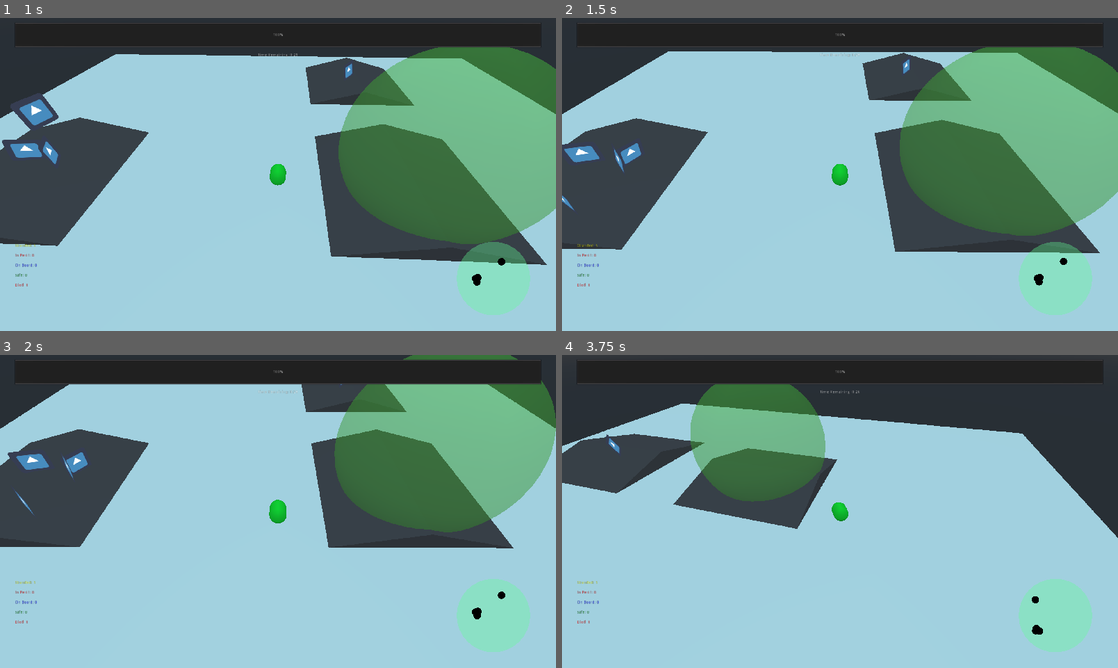
Above: before the commit, frames 1-4 (two rows, left to right).
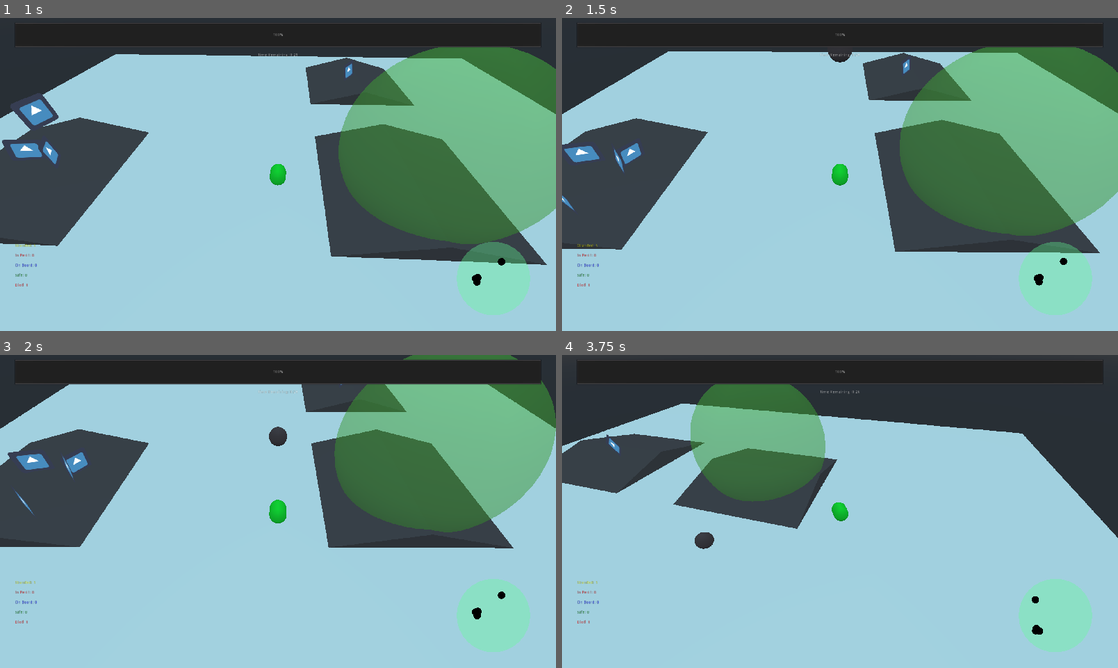
Above: after the commit, the same moments.

Repository: anthonyfinch/ld49
Game: Godot game, scene res://src/levels/Level1.tscn
Same seed, same stepped clock (60 frames per second), same inputs: the game is played once before the commit and once after it. This scene is started directly instead of the project's main scene. The engine's default icon, where the game draws it, is replaced by a stand-in: a white triangle on a blue panel in a dark square.
Inputs:
- Up to frame 1 (1 s): hold D (steer_right) from 0.53 s (still down)
- Up to frame 2 (1.5 s): release D (steer_right) at 1.28 s; hold S (brake) from 1.28 s (still down)
- Up to frame 3 (2 s): keep holding S (brake)
- Up to frame 4 (3.75 s): release S (brake) at 2.03 s; hold D (steer_right) 2.03-2.78 s; hold W (accelerate) 2.78-3.53 s; hold A (steer_left) from 3.53 s (still down)

Frame 1 is identical in both runs. In frame 2, 0.1% of the frame differs, in the area x 12-92%, y 10-76%; in frame 3, 0.2%, in the area x 23-91%, y 22-62%; in frame 4, 0.2%.

Commit message:
adds rocks and damage

Diff:
--- a/src/GameState.gd
+++ b/src/GameState.gd
@@ -2,15 +2,22 @@
 
 signal counts_updated
 signal time_up
+signal health_updated
 
 export (float) var time_limit = 60.0 * 3.0
 
+var health = 100 setget set_health
 var player = null
 var people = null
 var on_board = 0
 var safe = 0
 var died = 0
 var time = 0.0
+
+
+func set_health(new_val):
+	health = new_val
+	emit_signal("health_updated")
 
 
 func person_died():
--- a/src/levels/Level1.tscn
+++ b/src/levels/Level1.tscn
@@ -15,6 +15,7 @@
 [ext_resource path="res://src/ui/LevelEndLabel.gd" type="Script" id=13]
 [ext_resource path="res://src/islands/ Island1.tscn" type="PackedScene" id=14]
 [ext_resource path="res://src/islands/Islands.gd" type="Script" id=15]
+[ext_resource path="res://src/rocks/Rock.gd" type="Script" id=16]
 
 [sub_resource type="ViewportTexture" id=1]
 viewport_path = NodePath("CenterContainer/TextureRect/Viewport")
@@ -38,6 +39,17 @@
 [sub_resource type="SpatialMaterial" id=10]
 flags_transparent = true
 albedo_color = Color( 0.439216, 0.921569, 0.262745, 0.490196 )
+
+[sub_resource type="PhysicsMaterial" id=15]
+rough = true
+bounce = 0.2
+
+[sub_resource type="BoxShape" id=16]
+
+[sub_resource type="SphereMesh" id=13]
+
+[sub_resource type="SpatialMaterial" id=14]
+albedo_color = Color( 0.356863, 0.290196, 0.290196, 1 )
 
 [sub_resource type="ShortCut" id=11]
 
@@ -136,6 +148,22 @@
 
 [node name=" Island3" parent="CenterContainer/TextureRect/Viewport/Level1/Islands" instance=ExtResource( 14 )]
 transform = Transform( 1, 0, 0, 0, 1, 0, 0, 0, 1, 15.5, 0, -31 )
+
+[node name="Rock" type="RigidBody" parent="CenterContainer/TextureRect/Viewport/Level1"]
+transform = Transform( 1, 0, 0, 0, 1, 0, 0, 0, 1, 0, 25.5, 0.5 )
+collision_layer = 16
+collision_mask = 13
+physics_material_override = SubResource( 15 )
+contacts_reported = 3
+contact_monitor = true
+script = ExtResource( 16 )
+
+[node name="CollisionShape" type="CollisionShape" parent="CenterContainer/TextureRect/Viewport/Level1/Rock"]
+shape = SubResource( 16 )
+
+[node name="MeshInstance" type="MeshInstance" parent="CenterContainer/TextureRect/Viewport/Level1/Rock"]
+mesh = SubResource( 13 )
+material/0 = SubResource( 14 )
 
 [node name="Radar" type="Control" parent="."]
 anchor_left = 1.0
--- /dev/null
+++ b/src/rocks/Rock.gd
@@ -0,0 +1,11 @@
+extends RigidBody
+
+
+func _ready():
+	connect("body_entered", self, "_on_body_entered")
+
+
+func _on_body_entered(body):
+	print(body)
+	if body.get_parent().has_method("rock_damage"):
+		body.get_parent().rock_damage()
--- a/src/supervehicle/SuperVehicle.gd
+++ b/src/supervehicle/SuperVehicle.gd
@@ -27,6 +27,10 @@
 	_paused = true
 
 
+func rock_damage():
+	_state.health -= 40
+
+
 func _physics_process(_delta):
 	if not _paused:
 		mesh.transform.origin = body.transform.origin
--- a/src/supervehicle/SuperVehicle.tscn
+++ b/src/supervehicle/SuperVehicle.tscn
@@ -8,7 +8,8 @@
 albedo_color = Color( 0.0862745, 1, 0.207843, 1 )
 
 [sub_resource type="PhysicsMaterial" id=3]
-bounce = 0.1
+rough = true
+bounce = 0.5
 
 [sub_resource type="SphereShape" id=4]
 
@@ -27,7 +28,7 @@
 
 [node name="Body" type="RigidBody" parent="."]
 collision_layer = 2
-collision_mask = 9
+collision_mask = 25
 physics_material_override = SubResource( 3 )
 gravity_scale = 10.0
 angular_damp = 5.0
--- a/src/ui/HealthBar.gd
+++ b/src/ui/HealthBar.gd
@@ -4,5 +4,9 @@
 var _state = preload("res://src/GameState.tres")
 
 
-func _process(_delta):
-	pass
+func _ready():
+	_state.connect("health_updated", self, "_update_health")
+	_update_health()
+
+func _update_health():
+	value = _state.health
Not shown: 1 places in src/levels/Level1.tscn that only renumber resources
